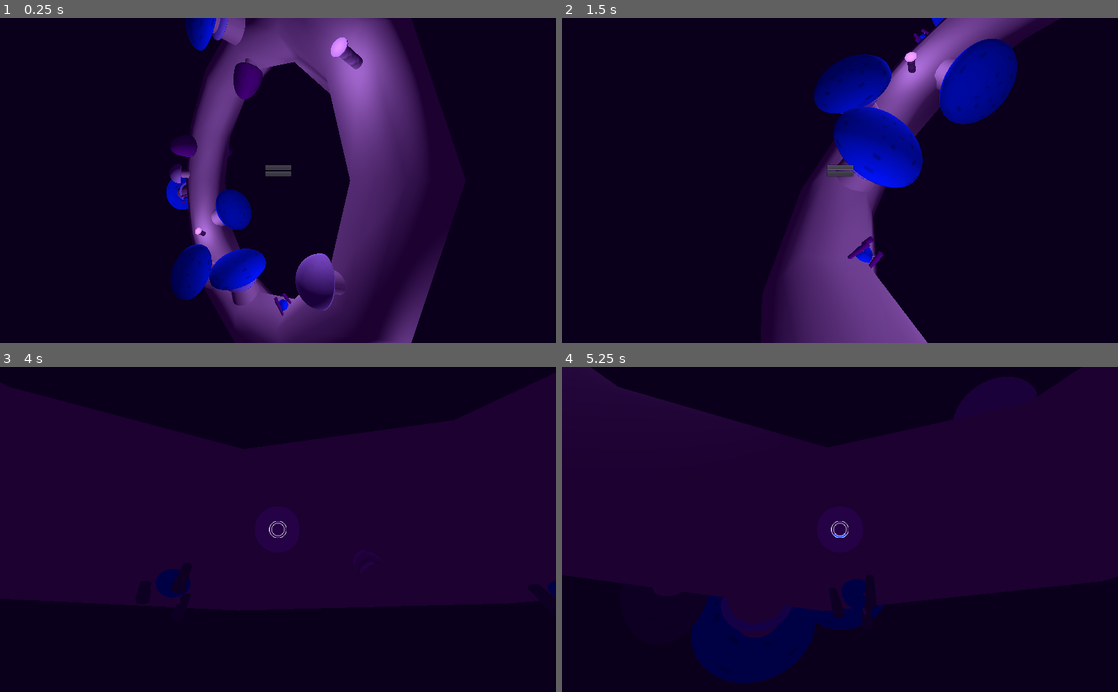
Above: before the commit, frames 1-4 (two rows, left to right).
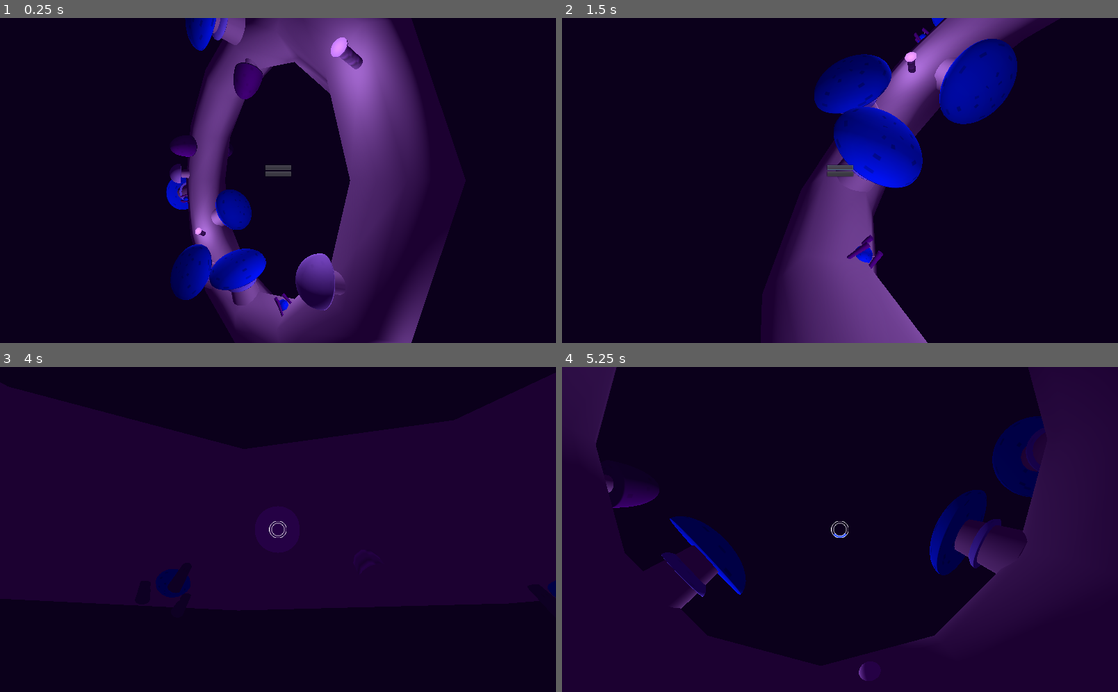
Above: after the commit, the same moments.

Repository: the-alex-g/LD47
Game: Godot game, scene res://Main/MainMenu.tscn
Same seed, same stepped clock (60 frames per second), same inputs: the game is played once before the commit and once after it.
Inputs:
- Up to frame 1 (0.25 s): no input
- Up to frame 2 (1.5 s): click "Play" at 0.5 s; click "Play" at 1.25 s
- Up to frame 3 (4 s): click "Story" at 2 s; hold Right (Right) 2.78-3.53 s; hold Down (Backward) from 3.53 s (still down)
- Up to frame 4 (5.25 s): release Down (Backward) at 4.28 s; hold Right (Right) 4.28-5.03 s; hold Up (Forward) from 5.03 s (still down)

The runs differ from the first frame. In frame 1, less than 0.1% of the frame differs, in the area x 32-53%, y 55-92%; in frame 2, less than 0.1%; in frame 3, less than 0.1%; in frame 4, 20%, in the area x 5-100%, y 0-98%.

Commit message:
Add zoom in

Diff:
--- a/Enemy.gd
+++ b/Enemy.gd
@@ -3,6 +3,7 @@
 
 var primary_rotation:float
 var secondary_rotation:float
+onready var scuttle:AnimationPlayer = $AnimationPlayer
 onready var secondary_rotation_point:Spatial = $Spatial
 
 func _ready():
@@ -20,3 +21,7 @@
 func _on_Timer_timeout():
 	primary_rotation = (randi()%3)-1
 	secondary_rotation = (randi()%3)-1
+	if primary_rotation == 0 and secondary_rotation == 0:
+		scuttle.play("Idle")
+	else:
+		scuttle.play("Walk")
--- a/Enemy.tscn
+++ b/Enemy.tscn
@@ -31,6 +31,86 @@
 [sub_resource type="SpatialMaterial" id=7]
 albedo_texture = ExtResource( 2 )
 
+[sub_resource type="Animation" id=8]
+resource_name = "Idle"
+tracks/0/type = "value"
+tracks/0/path = NodePath("Spatial/Enemy/Leg:rotation_degrees")
+tracks/0/interp = 1
+tracks/0/loop_wrap = true
+tracks/0/imported = false
+tracks/0/enabled = true
+tracks/0/keys = {
+"times": PoolRealArray( 0 ),
+"transitions": PoolRealArray( 1 ),
+"update": 0,
+"values": [ Vector3( -8.62101, 26.664, 0 ) ]
+}
+tracks/1/type = "value"
+tracks/1/path = NodePath("Spatial/Enemy/Leg2:rotation_degrees")
+tracks/1/interp = 1
+tracks/1/loop_wrap = true
+tracks/1/imported = false
+tracks/1/enabled = true
+tracks/1/keys = {
+"times": PoolRealArray( 0 ),
+"transitions": PoolRealArray( 1 ),
+"update": 0,
+"values": [ Vector3( 8.99129, -41.3982, -2.49395 ) ]
+}
+tracks/2/type = "value"
+tracks/2/path = NodePath("Spatial/Enemy/Leg3:rotation_degrees")
+tracks/2/interp = 1
+tracks/2/loop_wrap = true
+tracks/2/imported = false
+tracks/2/enabled = true
+tracks/2/keys = {
+"times": PoolRealArray( 0 ),
+"transitions": PoolRealArray( 1 ),
+"update": 0,
+"values": [ Vector3( 0, 0, -12.966 ) ]
+}
+
+[sub_resource type="Animation" id=9]
+resource_name = "Walk"
+length = 0.8
+loop = true
+tracks/0/type = "value"
+tracks/0/path = NodePath("Spatial/Enemy/Leg:rotation_degrees")
+tracks/0/interp = 1
+tracks/0/loop_wrap = true
+tracks/0/imported = false
+tracks/0/enabled = true
+tracks/0/keys = {
+"times": PoolRealArray( 0, 0.2 ),
+"transitions": PoolRealArray( 1, 1 ),
+"update": 0,
+"values": [ Vector3( -16.1454, 27.5101, -3.93558 ), Vector3( -7.89967, 26.6115, 0.365608 ) ]
+}
+tracks/1/type = "value"
+tracks/1/path = NodePath("Spatial/Enemy/Leg2:rotation_degrees")
+tracks/1/interp = 1
+tracks/1/loop_wrap = true
+tracks/1/imported = false
+tracks/1/enabled = true
+tracks/1/keys = {
+"times": PoolRealArray( 0.2, 0.4 ),
+"transitions": PoolRealArray( 1, 1 ),
+"update": 0,
+"values": [ Vector3( 16.277, -39.4795, 6.24421 ), Vector3( 9.73818, -41.2581, -1.63317 ) ]
+}
+tracks/2/type = "value"
+tracks/2/path = NodePath("Spatial/Enemy/Leg3:rotation_degrees")
+tracks/2/interp = 1
+tracks/2/loop_wrap = true
+tracks/2/imported = false
+tracks/2/enabled = true
+tracks/2/keys = {
+"times": PoolRealArray( 0.6, 0.8 ),
+"transitions": PoolRealArray( 1, 1 ),
+"update": 0,
+"values": [ Vector3( 0, 0, -3.14102 ), Vector3( 0, 0, -14.749 ) ]
+}
+
 [node name="Enemy" type="Spatial"]
 script = ExtResource( 1 )
 
@@ -44,17 +124,17 @@
 shape = SubResource( 1 )
 
 [node name="Leg" type="MeshInstance" parent="Spatial/Enemy"]
-transform = Transform( 0.893654, -0.0672677, 0.443687, 0, 0.988702, 0.149898, -0.448758, -0.133957, 0.883557, 0.190714, 0, 0.396887 )
+transform = Transform( 0.893514, -0.0672112, 0.443979, -0.0617216, 0.960967, 0.26969, -0.444775, -0.268375, 0.854488, 0.190714, -1.19209e-07, 0.396887 )
 mesh = SubResource( 2 )
 material/0 = SubResource( 3 )
 
 [node name="Leg2" type="MeshInstance" parent="Spatial/Enemy"]
-transform = Transform( 0.753919, -0.0706101, -0.653162, -0.0429792, 0.986777, -0.156285, 0.65556, 0.145898, 0.740915, 0.222341, 0.00416256, -0.331737 )
+transform = Transform( 0.754498, -0.194455, -0.626833, 0.0532366, 0.970085, -0.236859, 0.654139, 0.145339, 0.742279, 0.222341, 0.00416255, -0.331737 )
 mesh = SubResource( 2 )
 material/0 = SubResource( 3 )
 
 [node name="Leg3" type="MeshInstance" parent="Spatial/Enemy"]
-transform = Transform( 0.974503, 0.224373, 0, -0.224373, 0.974503, 0, 0, 0, 1, -0.451147, 0, 0 )
+transform = Transform( 0.975767, 0.218809, 0, -0.218809, 0.975767, 0, 0, 0, 1, -0.451147, 0, 0 )
 mesh = SubResource( 2 )
 material/0 = SubResource( 3 )
 
@@ -79,4 +159,8 @@
 
 [node name="Timer" type="Timer" parent="."]
 autostart = true
+
+[node name="AnimationPlayer" type="AnimationPlayer" parent="."]
+anims/Idle = SubResource( 8 )
+anims/Walk = SubResource( 9 )
 [connection signal="timeout" from="Timer" to="." method="_on_Timer_timeout"]
--- a/Main/Main.gd
+++ b/Main/Main.gd
@@ -1,16 +1,24 @@
 extends CSGTorus
 
-var _lit_rods := 0
+var _lit_rods := 2
 signal GO
 signal lit
 signal player_dead
 signal won
+onready var tween:Tween = $Tween
+onready var camera:Camera = $Camera
+onready var playercamera:Camera = $Player/Spatial/MeshInstance/Camera
 
 func _on_Rod_lit():
 	_lit_rods += 1
 	if _lit_rods == 3:
 		emit_signal("GO")
 		$Camera.current = true
+		camera.global_transform.origin = playercamera.global_transform.origin
+		var _error = tween.interpolate_property(camera, "translation", playercamera.global_transform.origin, Vector3(0,3,0), 2)
+		var _error2 = tween.start()
+		var _error3 = tween.interpolate_property(camera, "rotation_degrees", playercamera, Vector3(-90,0,0), 2)
+		var _error4 = tween.start()
 	emit_signal("lit")
 
 func _on_Player_lighterup():
--- a/Main/Main.tscn
+++ b/Main/Main.tscn
@@ -79,6 +79,8 @@
 [node name="Enemy3" parent="Enemies" instance=ExtResource( 3 )]
 
 [node name="HUD" parent="." instance=ExtResource( 9 )]
+
+[node name="Tween" type="Tween" parent="."]
 [connection signal="GO" from="." to="Player" method="_on_Main_GO"]
 [connection signal="lit" from="." to="HUD" method="_on_Main_lit"]
 [connection signal="player_dead" from="." to="HUD" method="_on_Main_player_dead"]
Not shown: 1 places in Enemy.tscn that only renumber resources
